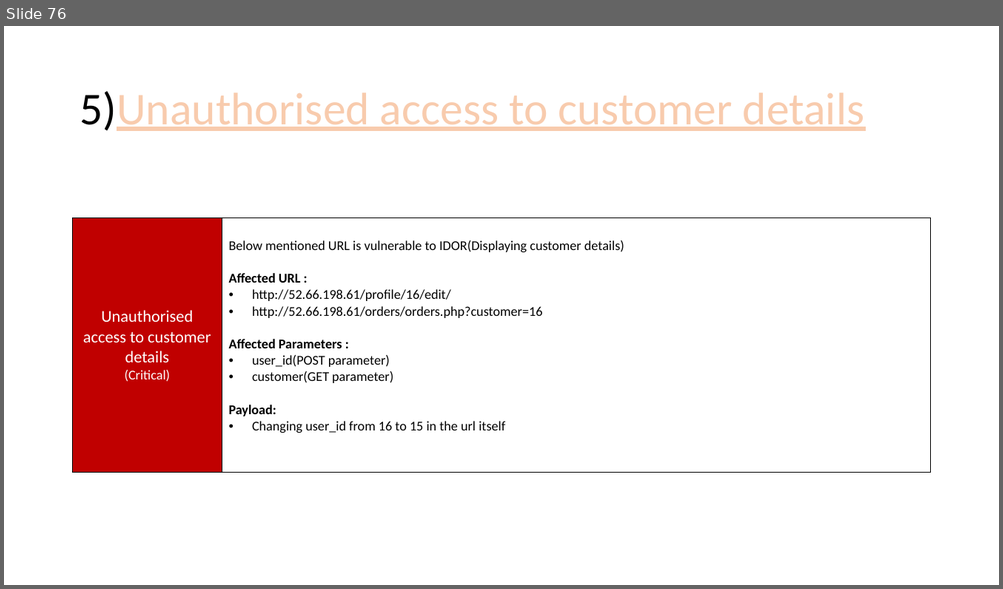
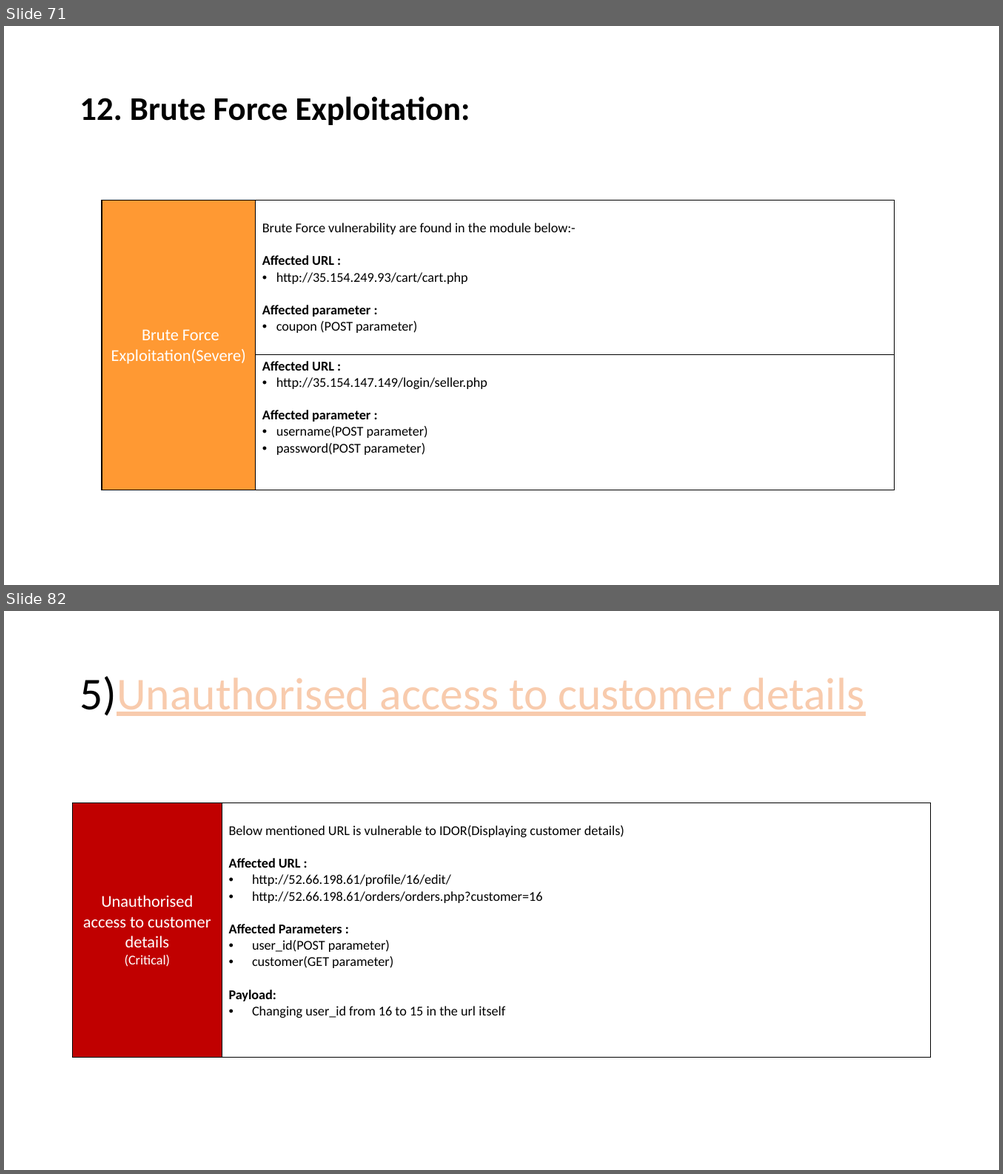
Before and after one commit to RocktimRajkumar/CEH-hack-a-thon, a slide deck: reports/Lifestyle Store/LifeStyle Store Application Reports.pptx. Shown one above the other, each under a label of ours: slide 76 before the commit, slides 71 and 82 after it; the slides between them are not shown. The pictures are 1003x589 and 1003x1174 pixels, drawn with LibreOffice and Linux fonts; fonts in the diff are those of the drawing. Boxes give left, top, right and bottom in pixels: in the first picture for what was removed or moved away, otherwise in the second. Text is boxed around its words. In the diff, an @@ line names an element or a change of style, - is before the commit and + after.

Commit message:
reports: BruteForce Exploitation ppt doen

```diff
--- a/reports/Lifestyle Store/LifeStyle Store Application Reports.pptx
+++ b/reports/Lifestyle Store/LifeStyle Store Application Reports.pptx
@@ slide 71 added at bbox=[4, 26, 999, 585], background #FFFFFF @@
@@ title added at bbox=[79, 96, 470, 125], 32 pt, text #000000, bold @@
+12. Brute Force Exploitation:
@@ table added at bbox=[102, 178, 894, 488], 3 rows, 2 columns @@
+ | 
+Brute Force Exploitation(Severe) | Brute Force vulnerability are found in the module below:- / Affected URL : / http://35.154.249.93/cart/cart.php / Affected parameter : / coupon (POST parameter)
+ | Affected URL : / http://35.154.147.149/login/seller.php / Affected parameter : / username(POST parameter) / password(POST parameter)
@@ what was slide 76 is now slide 82 @@
```
Also in this commit, not shown: 5 slides changed, 5 other slides added.
